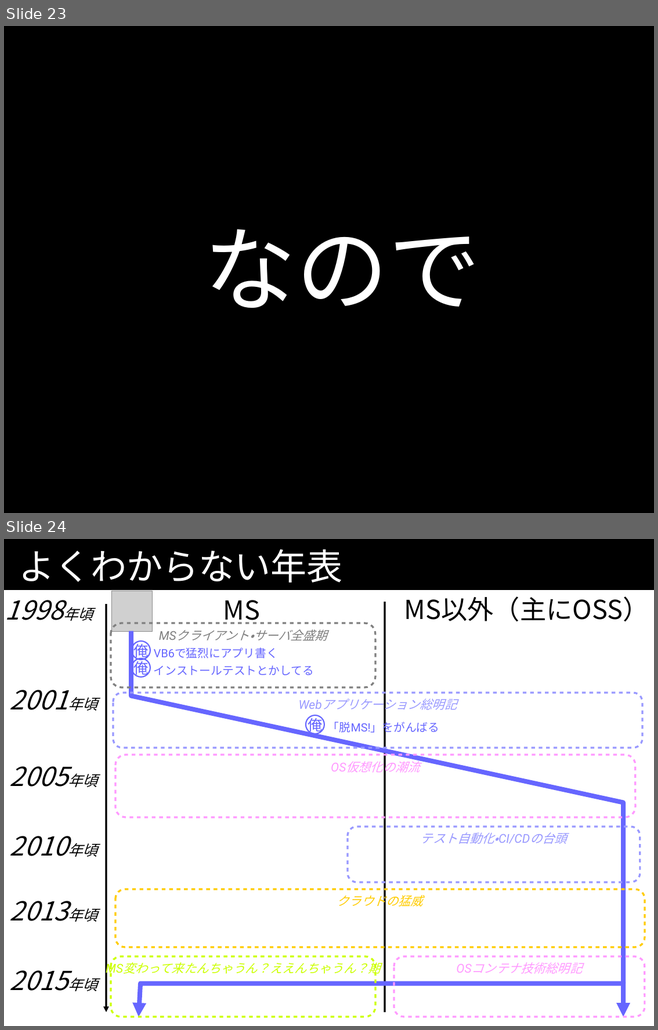
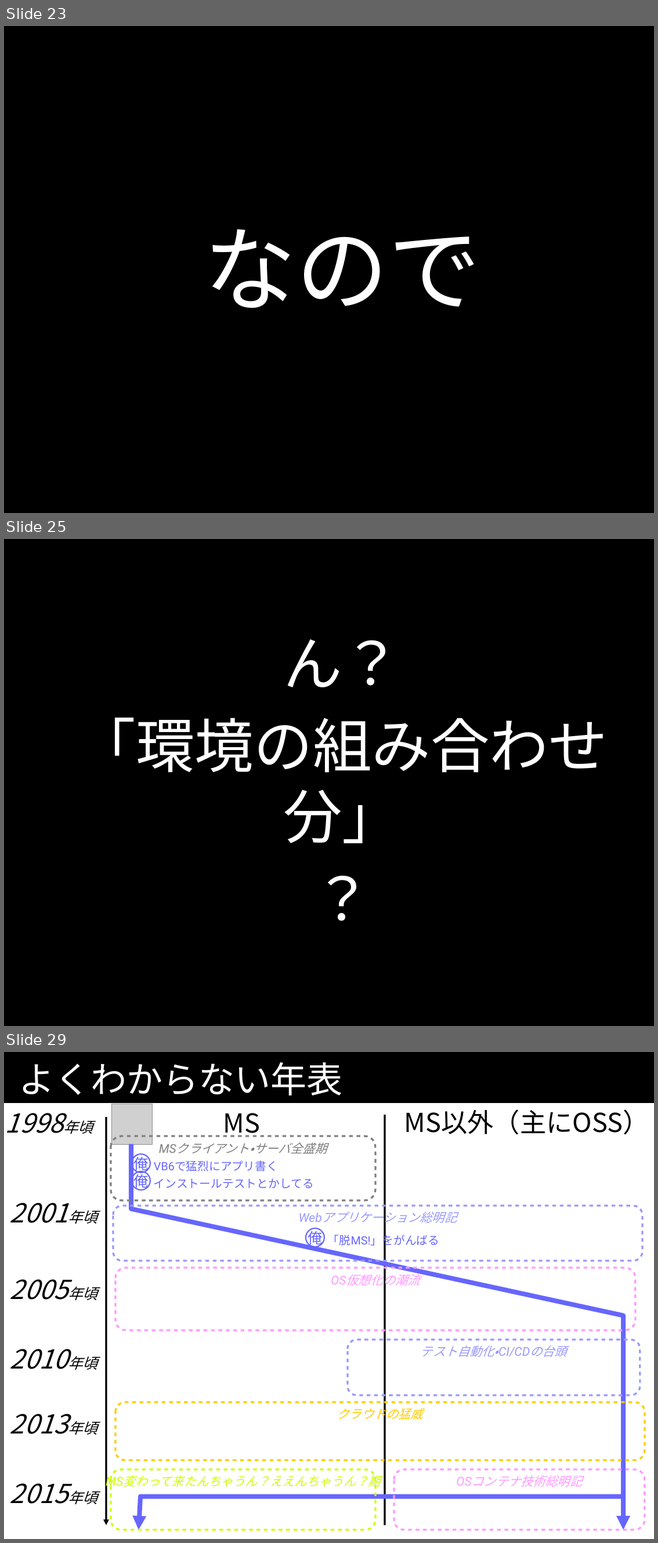
Before and after one commit to kazuhito-m/kazuhito-m.github.io, a slide deck: _drafts/comcamp2016.odp. Shown one above the other, each under a label of ours: slides 23 and 24 before the commit, slides 23, 25 and 29 after it; the slides between them are not shown. The pictures are 658x1030 and 658x1543 pixels, drawn with LibreOffice and Linux fonts; fonts in the diff are those of the drawing; grey boxes stand for pictures. Boxes give left, top, right and bottom in pixels: in the first picture for what was removed or moved away, otherwise in the second. Text is boxed around its words. In the diff, an @@ line names an element or a change of style, - is before the commit and + after.

```diff
--- a/_drafts/comcamp2016.odp
+++ b/_drafts/comcamp2016.odp
@@ slide 25 added at (4, 539, 654, 1026), background #000000 @@
@@ text added at (77, 639, 607, 843), 72 pt, text #FFFFFF @@
+ん？
+「環境の組み合わせ分」
+？
@@ what was slide 24 is now slide 29 @@
```
Also in this commit, not shown: 4 other slides added.
